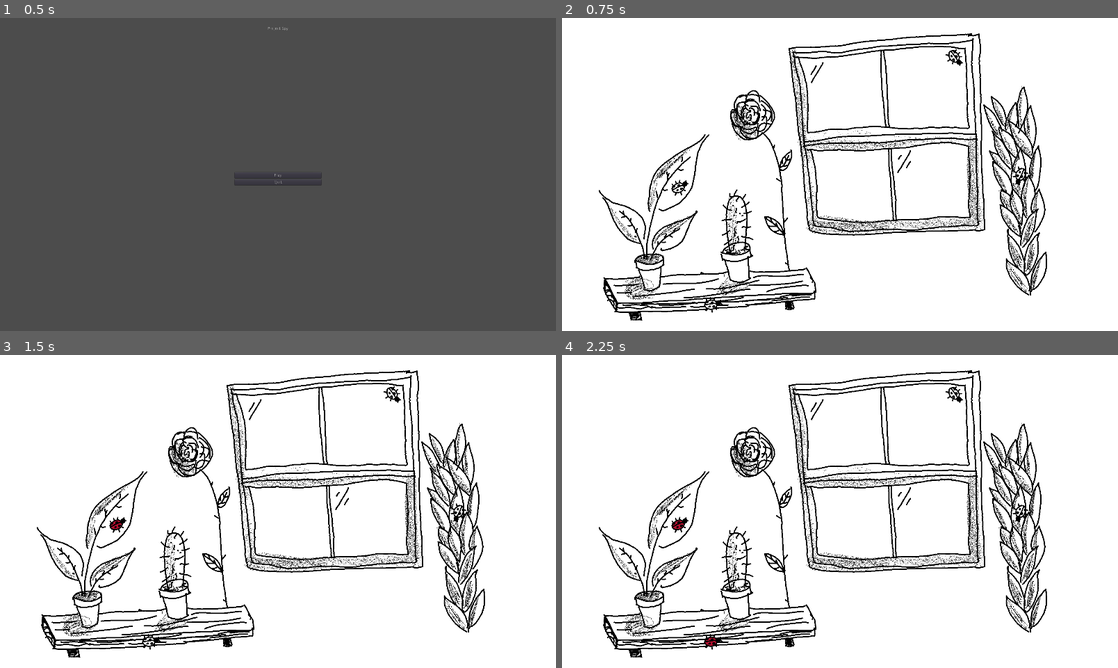
Above: before the commit, frames 1-4 (two rows, left to right).
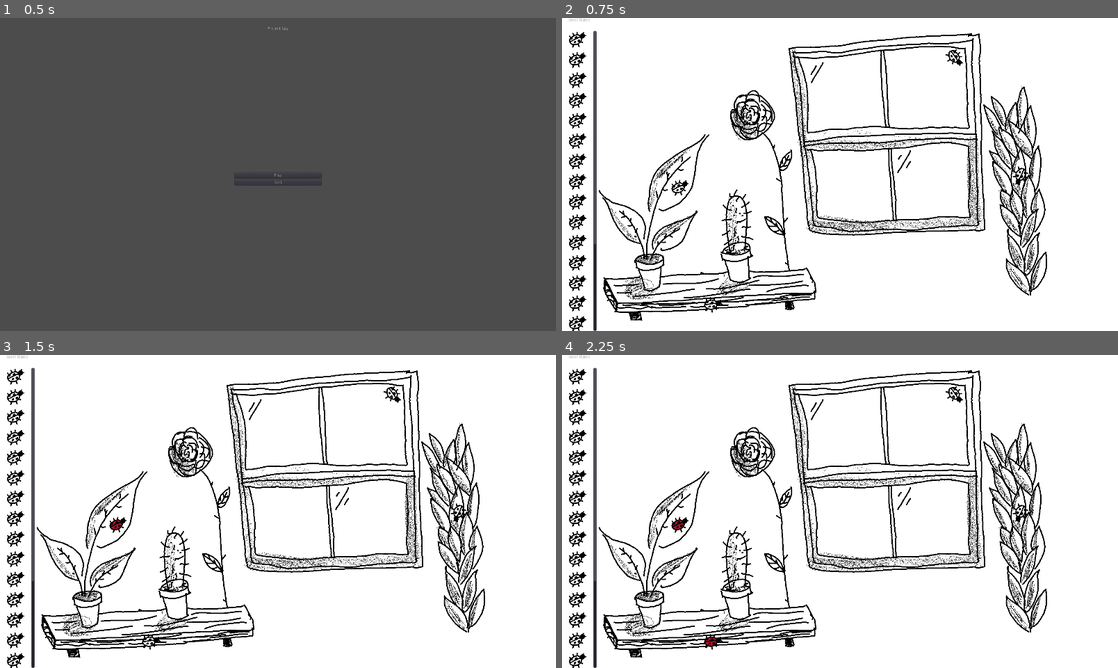
Above: after the commit, the same moments.

Repository: dawnwilson/project-spy
Game: Godot game, scene res://scenes/MainScreen.tscn
Two runs of this game, one before a commit and one after it. Both use one fixed random seed, a clock stepped at 60 frames per second and the inputs below.
Inputs (mouse positions are in pixels of both pictures, inside the frame that each line leads up to):
- Up to frame 1 (0.5 s): no input
- Up to frame 2 (0.75 s): click "Play" at 0.5 s
- Up to frame 3 (1.5 s): tap Enter at 1.25 s; move the mouse to (116, 524) at 1.27 s; click (116, 524) at 1.42 s
- Up to frame 4 (2.25 s): tap Space at 2 s; move the mouse to (712, 642) at 2.02 s; click (712, 642) at 2.17 s

Frame 1 is identical in both runs. In frame 2, 1.7% of the frame differs, in the area x 1-7%, y 0-100%; in frame 3, 1.7%; in frame 4, 1.7%.

Commit message:
Create bae HUD for each level. No functionality yet.

Diff:
--- /dev/null
+++ b/scenes/HUD.tscn
@@ -0,0 +1,185 @@
+[gd_scene load_steps=3 format=2]
+
+[ext_resource path="res://assets/Ladybug_Mono.png" type="Texture" id=1]
+[ext_resource path="res://scripts/HUD.gd" type="Script" id=2]
+
+[node name="HUD" type="Control"]
+anchor_right = 1.0
+anchor_bottom = 1.0
+mouse_filter = 2
+script = ExtResource( 2 )
+__meta__ = {
+"_edit_use_anchors_": false
+}
+
+[node name="TextureRect" type="ColorRect" parent="."]
+anchor_bottom = 1.0
+margin_right = 120.0
+rect_min_size = Vector2( 120, 0 )
+size_flags_vertical = 3
+
+[node name="VBoxContainer" type="VBoxContainer" parent="TextureRect"]
+anchor_right = 1.0
+anchor_bottom = 1.0
+size_flags_horizontal = 3
+size_flags_vertical = 3
+custom_constants/separation = 30
+__meta__ = {
+"_edit_use_anchors_": false
+}
+
+[node name="Title" type="Label" parent="TextureRect/VBoxContainer"]
+margin_right = 120.0
+margin_bottom = 14.0
+custom_colors/font_outline_modulate = Color( 0, 0, 0, 1 )
+text = "Level Name"
+align = 1
+valign = 1
+
+[node name="ScrollContainer" type="ScrollContainer" parent="TextureRect/VBoxContainer"]
+margin_top = 44.0
+margin_right = 120.0
+margin_bottom = 1080.0
+grow_horizontal = 0
+grow_vertical = 0
+size_flags_vertical = 3
+scroll_horizontal_enabled = false
+
+[node name="CenterContainer" type="CenterContainer" parent="TextureRect/VBoxContainer/ScrollContainer"]
+margin_right = 108.0
+margin_bottom = 1460.0
+size_flags_horizontal = 3
+size_flags_vertical = 3
+
+[node name="VBoxContainer" type="VBoxContainer" parent="TextureRect/VBoxContainer/ScrollContainer/CenterContainer"]
+margin_left = 24.0
+margin_right = 84.0
+margin_bottom = 1460.0
+size_flags_horizontal = 3
+size_flags_vertical = 3
+custom_constants/separation = 10
+
+[node name="TextureRect" type="TextureRect" parent="TextureRect/VBoxContainer/ScrollContainer/CenterContainer/VBoxContainer"]
+margin_right = 60.0
+margin_bottom = 60.0
+texture = ExtResource( 1 )
+
+[node name="TextureRect2" type="TextureRect" parent="TextureRect/VBoxContainer/ScrollContainer/CenterContainer/VBoxContainer"]
+margin_top = 70.0
+margin_right = 60.0
+margin_bottom = 130.0
+texture = ExtResource( 1 )
+
+[node name="TextureRect3" type="TextureRect" parent="TextureRect/VBoxContainer/ScrollContainer/CenterContainer/VBoxContainer"]
+margin_top = 140.0
+margin_right = 60.0
+margin_bottom = 200.0
+texture = ExtResource( 1 )
+
+[node name="TextureRect4" type="TextureRect" parent="TextureRect/VBoxContainer/ScrollContainer/CenterContainer/VBoxContainer"]
+margin_top = 210.0
+margin_right = 60.0
+margin_bottom = 270.0
+texture = ExtResource( 1 )
+
+[node name="TextureRect5" type="TextureRect" parent="TextureRect/VBoxContainer/ScrollContainer/CenterContainer/VBoxContainer"]
+margin_top = 280.0
+margin_right = 60.0
+margin_bottom = 340.0
+texture = ExtResource( 1 )
+
+[node name="TextureRect6" type="TextureRect" parent="TextureRect/VBoxContainer/ScrollContainer/CenterContainer/VBoxContainer"]
+margin_top = 350.0
+margin_right = 60.0
+margin_bottom = 410.0
+texture = ExtResource( 1 )
+
+[node name="TextureRect7" type="TextureRect" parent="TextureRect/VBoxContainer/ScrollContainer/CenterContainer/VBoxContainer"]
+margin_top = 420.0
+margin_right = 60.0
+margin_bottom = 480.0
+texture = ExtResource( 1 )
+
+[node name="TextureRect8" type="TextureRect" parent="TextureRect/VBoxContainer/ScrollContainer/CenterContainer/VBoxContainer"]
+margin_top = 490.0
+margin_right = 60.0
+margin_bottom = 550.0
+texture = ExtResource( 1 )
+
+[node name="TextureRect9" type="TextureRect" parent="TextureRect/VBoxContainer/ScrollContainer/CenterContainer/VBoxContainer"]
+margin_top = 560.0
+margin_right = 60.0
+margin_bottom = 620.0
+texture = ExtResource( 1 )
+
+[node name="TextureRect10" type="TextureRect" parent="TextureRect/VBoxContainer/ScrollContainer/CenterContainer/VBoxContainer"]
+margin_top = 630.0
+margin_right = 60.0
+margin_bottom = 690.0
+texture = ExtResource( 1 )
+
+[node name="TextureRect11" type="TextureRect" parent="TextureRect/VBoxContainer/ScrollContainer/CenterContainer/VBoxContainer"]
+margin_top = 700.0
+margin_right = 60.0
+margin_bottom = 760.0
+texture = ExtResource( 1 )
+
+[node name="TextureRect12" type="TextureRect" parent="TextureRect/VBoxContainer/ScrollContainer/CenterContainer/VBoxContainer"]
+margin_top = 770.0
+margin_right = 60.0
+margin_bottom = 830.0
+texture = ExtResource( 1 )
+
+[node name="TextureRect13" type="TextureRect" parent="TextureRect/VBoxContainer/ScrollContainer/CenterContainer/VBoxContainer"]
+margin_top = 840.0
+margin_right = 60.0
+margin_bottom = 900.0
+texture = ExtResource( 1 )
+
+[node name="TextureRect14" type="TextureRect" parent="TextureRect/VBoxContainer/ScrollContainer/CenterContainer/VBoxContainer"]
+margin_top = 910.0
+margin_right = 60.0
+margin_bottom = 970.0
+texture = ExtResource( 1 )
+
+[node name="TextureRect15" type="TextureRect" parent="TextureRect/VBoxContainer/ScrollContainer/CenterContainer/VBoxContainer"]
+margin_top = 980.0
+margin_right = 60.0
+margin_bottom = 1040.0
+texture = ExtResource( 1 )
+
+[node name="TextureRect16" type="TextureRect" parent="TextureRect/VBoxContainer/ScrollContainer/CenterContainer/VBoxContainer"]
+margin_top = 1050.0
+margin_right = 60.0
+margin_bottom = 1110.0
+texture = ExtResource( 1 )
+
+[node name="TextureRect17" type="TextureRect" parent="TextureRect/VBoxContainer/ScrollContainer/CenterContainer/VBoxContainer"]
+margin_top = 1120.0
+margin_right = 60.0
+margin_bottom = 1180.0
+texture = ExtResource( 1 )
+
+[node name="TextureRect18" type="TextureRect" parent="TextureRect/VBoxContainer/ScrollContainer/CenterContainer/VBoxContainer"]
+margin_top = 1190.0
+margin_right = 60.0
+margin_bottom = 1250.0
+texture = ExtResource( 1 )
+
+[node name="TextureRect19" type="TextureRect" parent="TextureRect/VBoxContainer/ScrollContainer/CenterContainer/VBoxContainer"]
+margin_top = 1260.0
+margin_right = 60.0
+margin_bottom = 1320.0
+texture = ExtResource( 1 )
+
+[node name="TextureRect20" type="TextureRect" parent="TextureRect/VBoxContainer/ScrollContainer/CenterContainer/VBoxContainer"]
+margin_top = 1330.0
+margin_right = 60.0
+margin_bottom = 1390.0
+texture = ExtResource( 1 )
+
+[node name="TextureRect21" type="TextureRect" parent="TextureRect/VBoxContainer/ScrollContainer/CenterContainer/VBoxContainer"]
+margin_top = 1400.0
+margin_right = 60.0
+margin_bottom = 1460.0
+texture = ExtResource( 1 )
--- a/scenes/Level1.tscn
+++ b/scenes/Level1.tscn
@@ -1,8 +1,9 @@
-[gd_scene load_steps=4 format=2]
+[gd_scene load_steps=5 format=2]
 
 [ext_resource path="res://scripts/Level.gd" type="Script" id=1]
 [ext_resource path="res://assets/Background.png" type="Texture" id=2]
 [ext_resource path="res://scenes/Ladybug.tscn" type="PackedScene" id=3]
+[ext_resource path="res://scenes/HUD.tscn" type="PackedScene" id=4]
 
 [node name="Level1" type="Node2D"]
 script = ExtResource( 1 )
@@ -36,3 +37,7 @@
 [node name="Ladybug3" parent="FindableObjects" instance=ExtResource( 3 )]
 position = Vector2( 1580, 545 )
 rotation = 2.4487
+
+[node name="CanvasLayer" type="CanvasLayer" parent="."]
+
+[node name="HUD" parent="CanvasLayer" instance=ExtResource( 4 )]
--- /dev/null
+++ b/scripts/HUD.gd
@@ -0,0 +1,6 @@
+extends Control
+
+func _ready() -> void:
+	var scroll = $TextureRect/VBoxContainer/ScrollContainer
+
+	scroll.scroll_vertical
